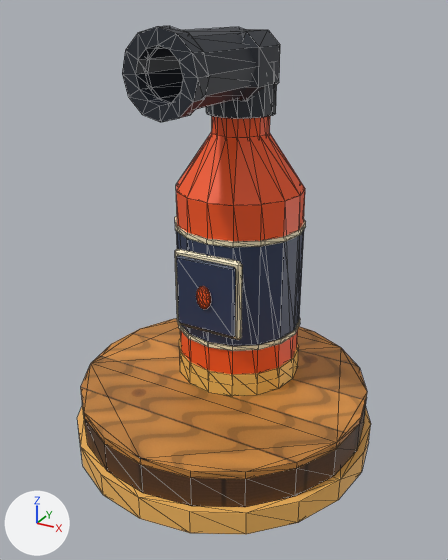
A saved change to the glTF model Assets/Resources/Snack/Towers/HotSauce.glb.
One viewpoint serves both versions: a 50 mm lens placed at (0.784, -1.423, 1.216), pointed at (0.016, -0.027, 0.518). Arrows for +X, +Y and +Z are at lower left; the lights stay in place. The picture after the commit comes second. Mesh edges are drawn as thin lines. Vertices at exactly the same position are counted once.

Names of what the first picture shows: 'HotSauce', 'pedestal', 'rim'.
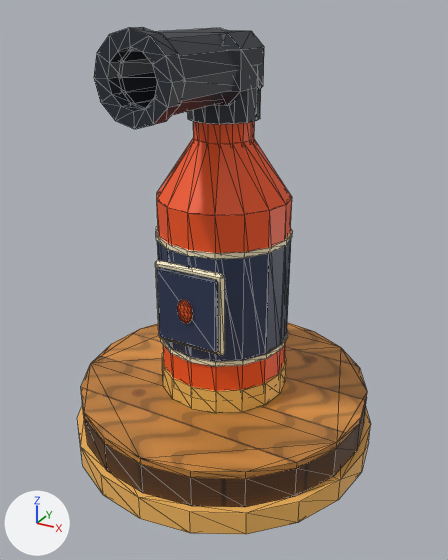
Changed parts and their boxes (x1, y1, x2, y2) in the pictures (448 x 560 px):
'HotSauce', moved
    before: (122, 26, 306, 396)
    after: (94, 27, 293, 413)

The change in detail:
me_cylinder_075 is used by ob_hotsauce; location (0.0, 0.0, 0.0).
me_cylinder_075 had 478 vertices, 936 faces and spanned x -0.189..0.189, y -0.284..0.284, z 0.18..1.18.
me_cylinder_075 now has 478 vertices, 936 faces and spans x -0.189..0.189, y -0.379..0.189, z 0.18..1.18.
me_cylinder_075 part 1: the whole mesh is moved by (0.0, -0.095, 0.0).
